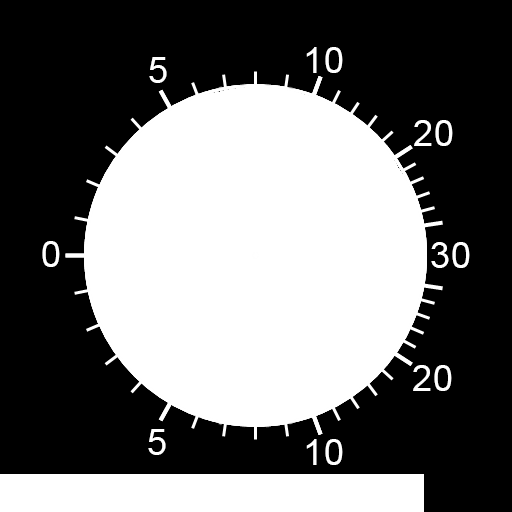
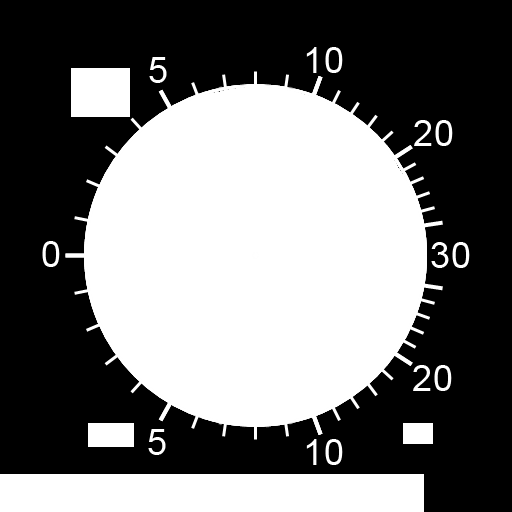
The second 512x512 image is a revision of the first. Changes to its layers:
removed layer "30" (in "scale") from group "scale" over bbox(431, 242, 470, 268)
removed layer "20 copy" (in "scale") from group "scale" over bbox(413, 365, 452, 391)
removed layer "20" (in "scale") from group "scale" over bbox(414, 120, 453, 146)
removed layer "10 copy" (in "scale") from group "scale" over bbox(306, 439, 343, 465)
removed layer "10" (in "scale") from group "scale" over bbox(306, 47, 343, 73)
removed layer "5 copy" (in "scale") from group "scale" over bbox(148, 429, 166, 455)
removed layer "5" (in "scale") from group "scale" over bbox(149, 57, 167, 83)
removed layer "0" (in "scale") from group "scale" over bbox(42, 241, 60, 267)
renamed "Layer 1" to "30", moved it into group "scale #1", painted on it over bbox(42, 47, 470, 465)
added layer "20 copy" (in "scale #1") in group "scale #1" over bbox(413, 365, 452, 391)
renamed "old scale" to "20", showed it, moved it above "10 copy", painted on it over bbox(71, 71, 453, 441)
added layer "10 copy" (in "scale #1") in group "scale #1" over bbox(306, 439, 343, 465)
added layer "10" (in "scale #1") in group "scale #1" over bbox(306, 47, 343, 73)
added layer "5 copy" (in "scale #1") in group "scale #1" over bbox(148, 429, 166, 455)
added layer "5" (in "scale #1") in group "scale #1" over bbox(149, 57, 167, 83)
added layer "0" (in "scale #1") in group "scale #1" over bbox(42, 241, 60, 267)
added layer "Layer 1" above "Layer 6" over bbox(42, 47, 470, 465)